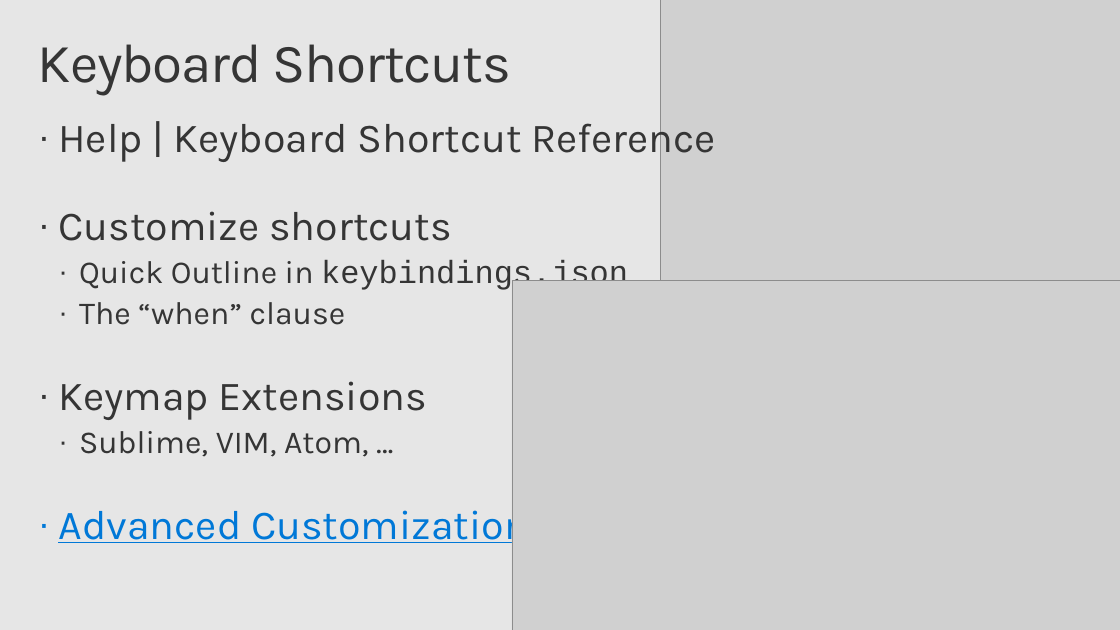
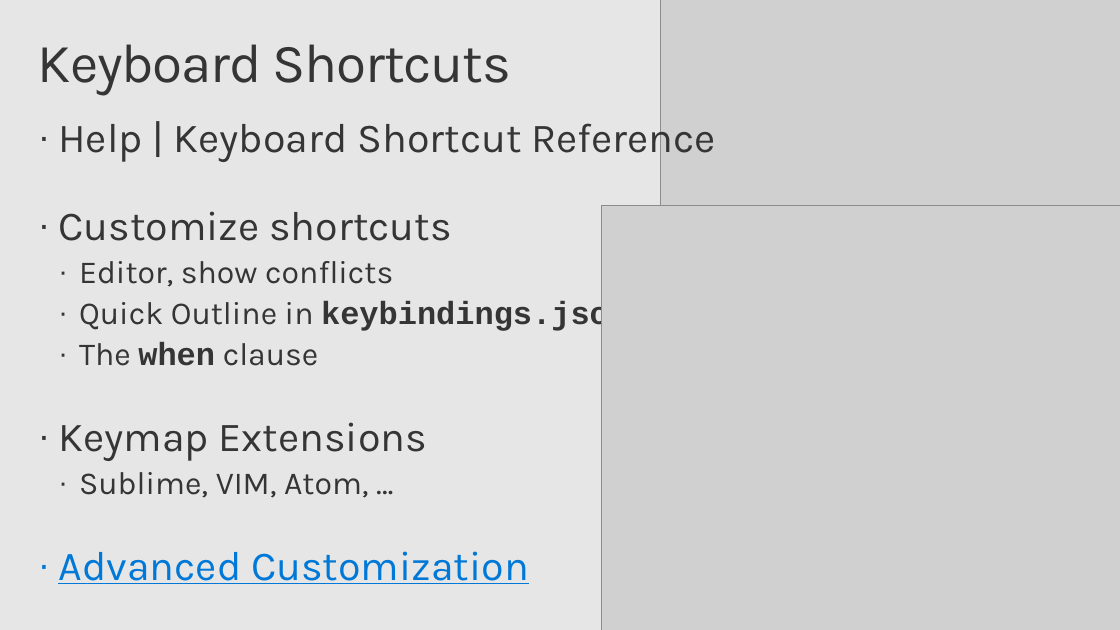
Before and after one commit to chrisdias/ignite2017, a slide deck: slide 6 of THR3028R.chrisdias.vscodetipstricks.pptx. Drawn at 1120x630 pixels with LibreOffice and Linux fonts; fonts in the diff are those of the drawing; grey boxes stand for pictures; background and template pictures are left out. Boxes give left, top, right and bottom in pixels: in the first picture for what was removed or moved away, otherwise in the second. Text is boxed around its words. In the diff, an @@ line names an element or a change of style, - is before the commit and + after.

```diff
--- a/THR3028R.chrisdias.vscodetipstricks.pptx
+++ b/THR3028R.chrisdias.vscodetipstricks.pptx
@@ picture: place and size @@
-picture at [512,281,1120,630]
+picture at [601,205,1120,630]
@@ text at [79,261,393,287]: paragraph added @@
+  · Editor, show conflicts
@@ text at [79,301,628,333]: bold on in "keybindings.json" @@
@@ text at [79,342,319,366]: text changed @@
-  · The “when” clause
+  · The when clause
```
Also in this commit, not shown: 9 other slides changed, 2 other files.
